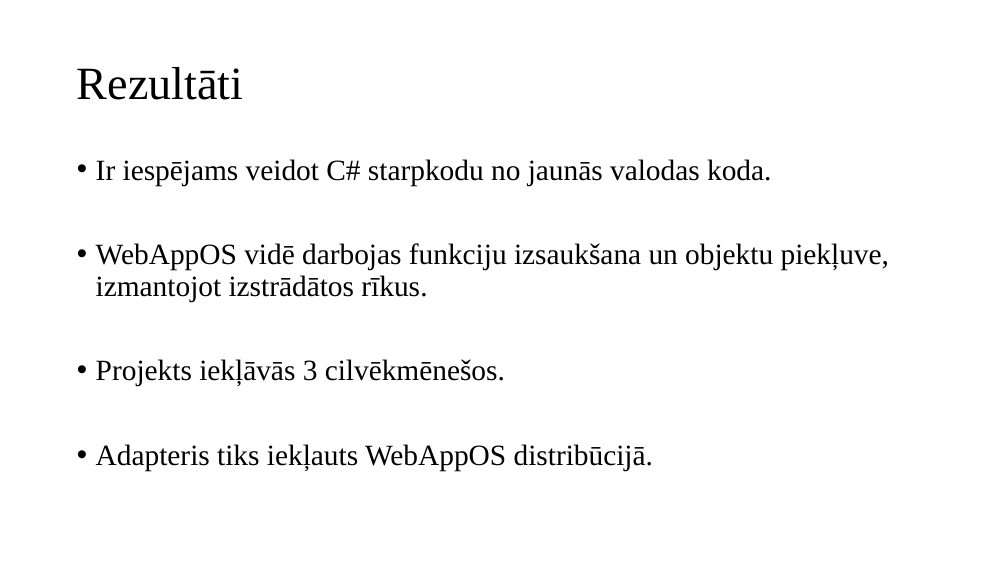
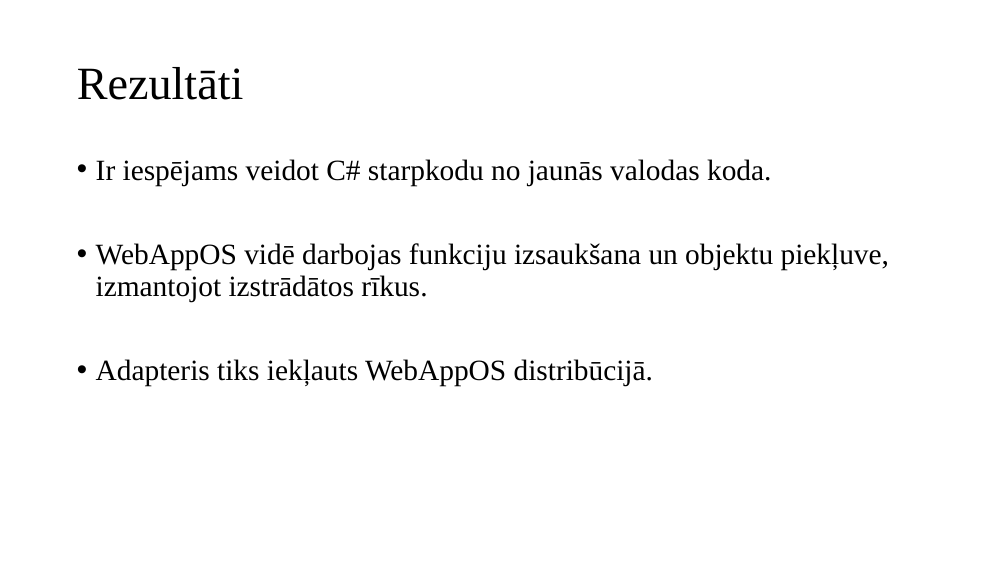
Before and after one commit to artiks12/webAppOS, a slide deck: slide 13 of src/Qualification project/Documentation/Garbage/Prezentācija_ap19122.pptx. Drawn at 1008x567 pixels with LibreOffice and Linux fonts; fonts in the diff are those of the drawing. Boxes give left, top, right and bottom in pixels: in the first picture for what was removed or moved away, otherwise in the second. Text is boxed around its words. In the diff, an @@ line names an element or a change of style, - is before the commit and + after.

```diff
--- a/src/Qualification project/Documentation/Garbage/Prezentācija_ap19122.pptx
+++ b/src/Qualification project/Documentation/Garbage/Prezentācija_ap19122.pptx
@@ text at box(96, 359, 505, 387): paragraph removed @@
-• Projekts iekļāvās 3 cilvēkmēnešos.
```
Also in this commit, not shown: 2 other slides changed, 2 slides added, 18 other files.
